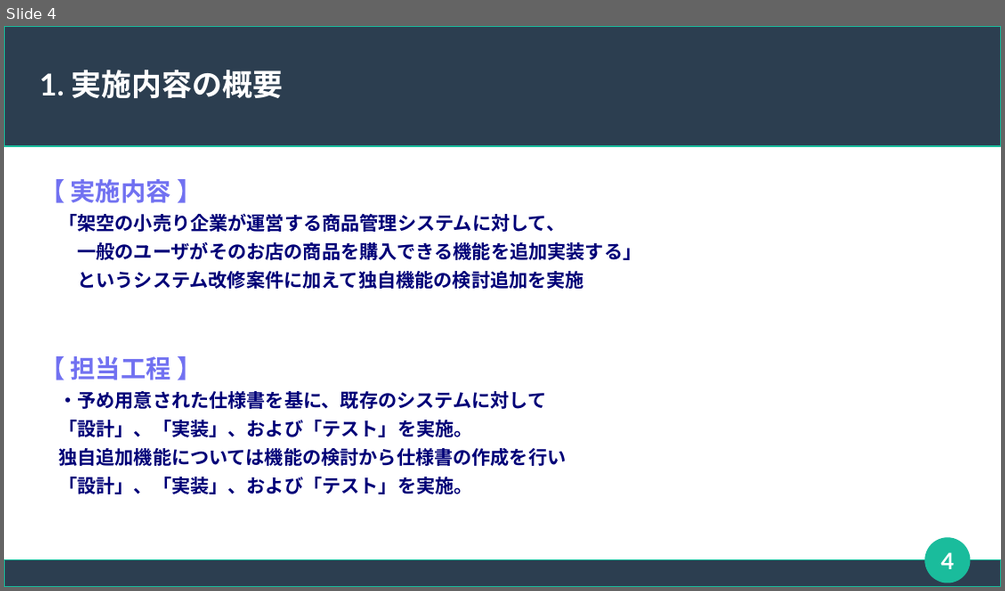
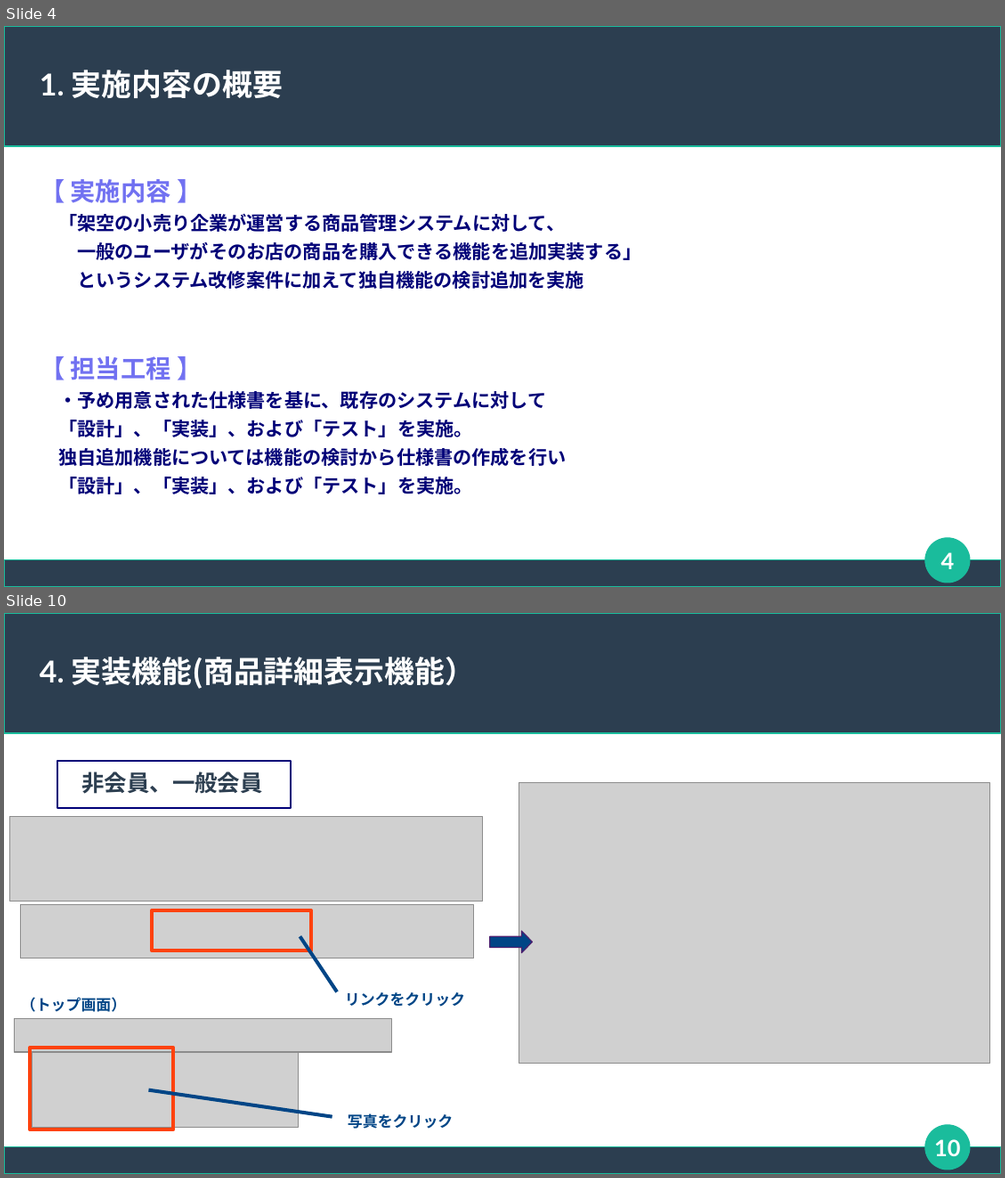
Before and after one commit to connk95/Shared-Shop, a slide deck: TeamUzawa_Sharing_ProjectFile/発表用スライド_チーム鵜澤.odp. Shown one above the other, each under a label of ours: slide 4 before the commit, slides 4 and 10 after it; the slides between them are not shown. The pictures are 1005x591 and 1005x1178 pixels, drawn with LibreOffice and Linux fonts; fonts in the diff are those of the drawing; grey boxes stand for pictures. Boxes give left, top, right and bottom in pixels: in the first picture for what was removed or moved away, otherwise in the second. Text is boxed around its words. In the diff, an @@ line names an element or a change of style, - is before the commit and + after.

```diff
--- a/TeamUzawa_Sharing_ProjectFile/発表用スライド_チーム鵜澤.odp
+++ b/TeamUzawa_Sharing_ProjectFile/発表用スライド_チーム鵜澤.odp
@@ slide 10 added at box(4, 613, 1001, 1174), background #FFFFFF; not listed: 3 template elements that a slide beside it also shows @@
@@ title added at box(40, 657, 475, 689), 24 pt, text #FFFFFF, bold @@
+4. 実装機能(商品詳細表示機能）
@@ rectangle added at box(57, 762, 291, 809), outline #000077 1.42 pt @@
@@ text added at box(81, 771, 262, 794), 18 pt, text #2C3E50, bold @@
+非会員、一般会員
@@ picture added at box(518, 783, 990, 1063) @@
@@ picture added at box(10, 817, 484, 900) @@
@@ picture added at box(20, 904, 473, 958) @@
@@ rectangle added at box(153, 910, 312, 951), outline #FF420E 2.83 pt @@
@@ right arrow added at box(490, 931, 533, 952), fill #004586, outline #4B1F6F 0.85 pt @@
@@ line added from (299, 937) to (337, 992), #004586 2.83 pt @@
@@ text added at box(21, 997, 126, 1012), 12 pt, text #004586, bold @@
+（トップ画面）
@@ text added at box(345, 992, 465, 1006), 12 pt, text #004586, bold @@
+リンクをクリック
@@ picture added at box(14, 1018, 392, 1052) @@
@@ rectangle added at box(30, 1047, 173, 1129), outline #FF420E 2.83 pt @@
@@ picture added at box(32, 1051, 299, 1127) @@
@@ line added from (149, 1090) to (332, 1117), #004586 2.83 pt @@
@@ text added at box(348, 1113, 453, 1128), 12 pt, text #004586, bold @@
+写真をクリック
@@ page number added at box(934, 1139, 960, 1156), 18 pt, text #FFFFFF, bold @@
+10
```
Also in this commit, not shown: 14 slides changed, 6 other slides added, 3 other files.
